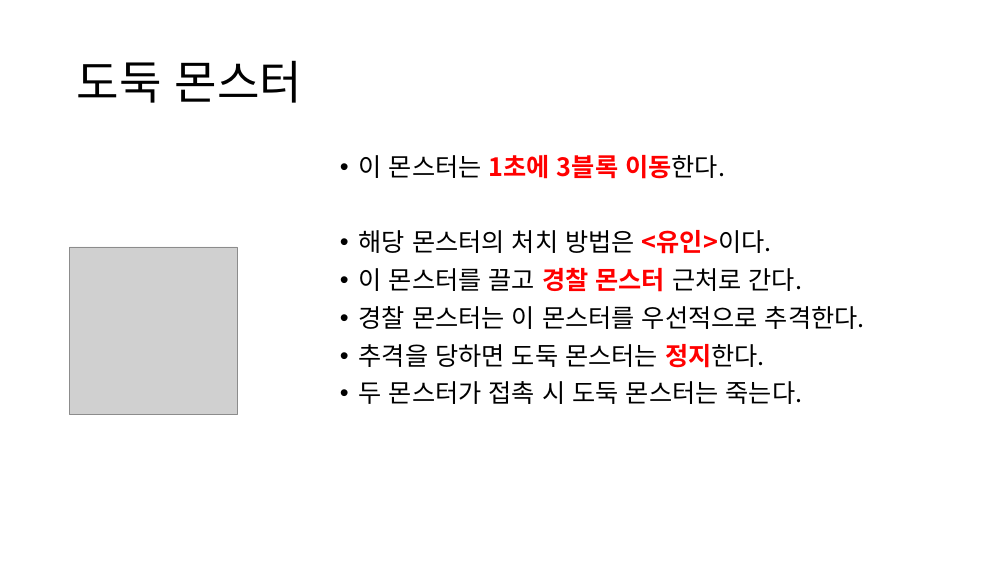
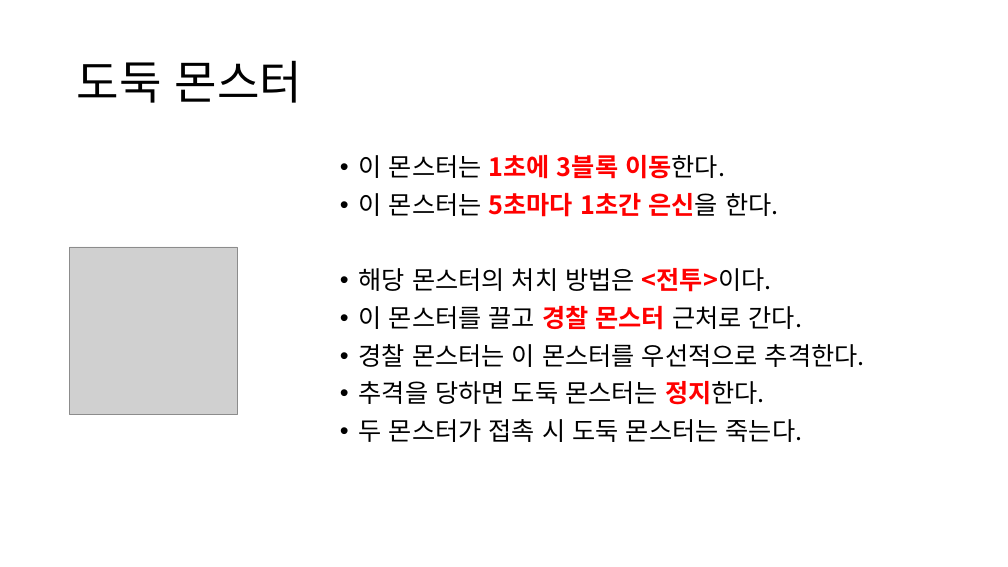
Before and after one commit to yimgunho/Witch_of_Time, a slide deck: slide 5 of 시간의 마녀_몬스터 기획.pptx. Drawn at 1008x567 pixels with LibreOffice and Linux fonts; fonts in the diff are those of the drawing; grey boxes stand for pictures. Boxes give left, top, right and bottom in pixels: in the first picture for what was removed or moved away, otherwise in the second. Text is boxed around its words. In the diff, an @@ line names an element or a change of style, - is before the commit and + after.

Commit message:
몬스터 기획 3

```diff
--- a/시간의 마녀_몬스터 기획.pptx
+++ b/시간의 마녀_몬스터 기획.pptx
@@ text at <box>359,193,778,292</box>: text changed @@
-• 해당 몬스터의 처치 방법은 <유인>이다.
+• 이 몬스터는 5초마다 1초간 은신을 한다.
+• 해당 몬스터의 처치 방법은 <전투>이다.
```
Also in this commit, not shown: 4 other slides changed, 10 slides added.
